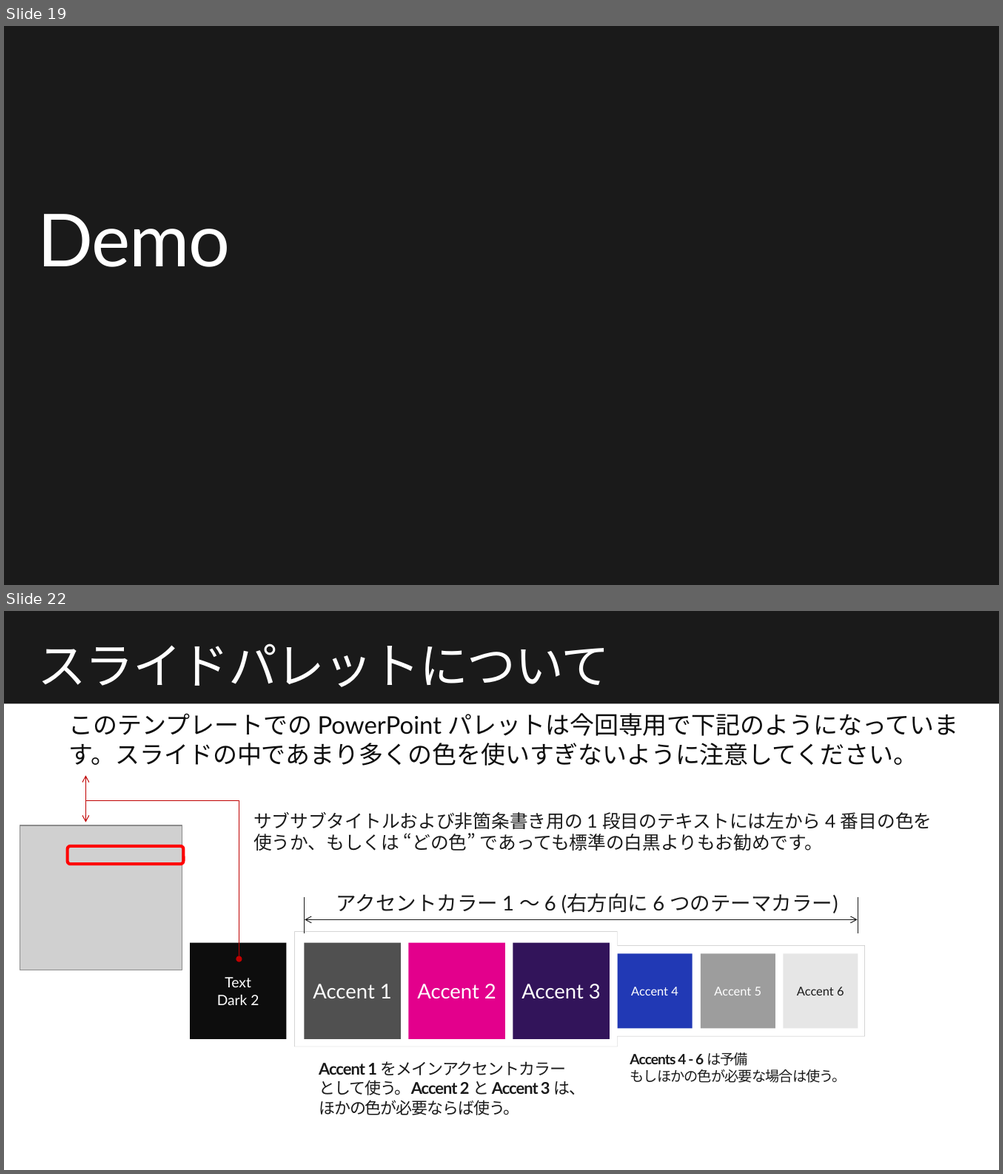
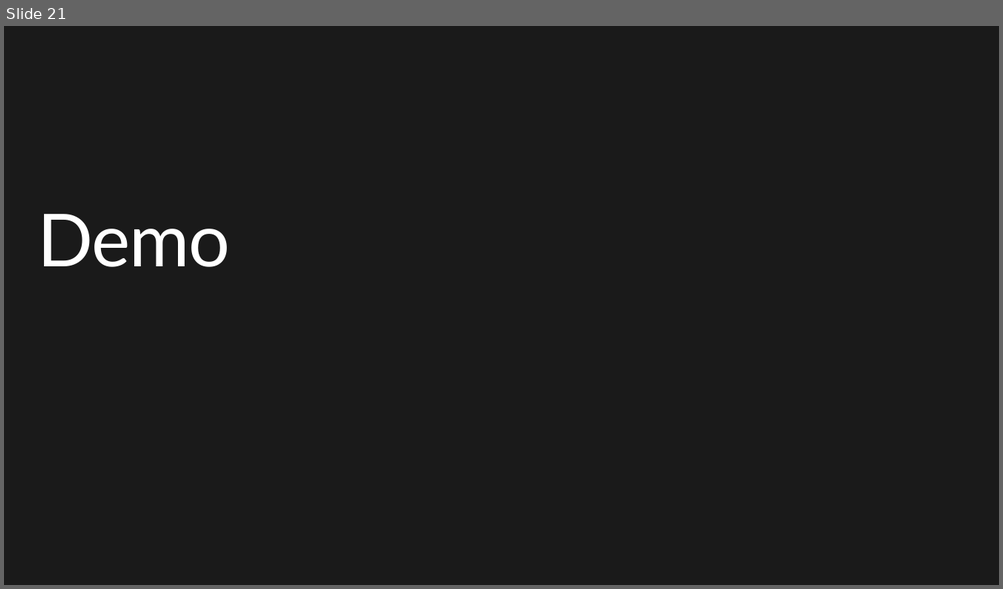
Before and after one commit to dmakogon/decode2018, a slide deck: decode2018_cosmosdb.pptx. Shown one above the other, each under a label of ours: slides 19 and 22 before the commit, slide 21 after it; the slides between them are not shown. The pictures are 1003x1174 and 1003x589 pixels, drawn with LibreOffice and Linux fonts; fonts in the diff are those of the drawing; grey boxes stand for pictures; background and template pictures are left out. Boxes give left, top, right and bottom in pixels: in the first picture for what was removed or moved away, otherwise in the second. Text is boxed around its words. In the diff, an @@ line names an element or a change of style, - is before the commit and + after.

```diff
--- a/decode2018_cosmosdb.pptx
+++ b/decode2018_cosmosdb.pptx
@@ slide 22 removed at (4,611,999,1170), background #FFFFFF @@
@@ rectangle removed at (4,611,999,704) @@
@@ title removed at (37,644,609,687) @@
-スライドパレットについて
@@ text removed at (69,713,958,766) @@
-    このテンプレートでの PowerPoint パレットは今回専用で下記のようになっています。スライドの中であまり多くの色を使いすぎないように注意してください。
@@ arrow removed from (86, 809) to (86, 775) @@
@@ freeform shape removed at (86,801,239,823) @@
@@ arrow removed from (239, 801) to (239, 959) @@
@@ picture removed at (20,826,182,970) @@
@@ text removed at (253,812,932,851) @@
-サブサブタイトルおよび非箇条書き用の 1 段目のテキストには左から 4 番目の色を
-使うか、もしくは “どの色” であっても標準の白黒よりもお勧めです。
@@ rounded rectangle removed at (68,846,184,865) @@
@@ line removed from (304, 897) to (304, 934) @@
@@ text removed at (336,894,837,914) @@
-アクセントカラー 1 ～ 6 (右方向に 6 つのテーマカラー)
@@ line removed from (857, 897) to (857, 934) @@
@@ double arrow removed from (304, 920) to (856, 920) @@
@@ rectangle removed at (190,943,286,1039) @@
-Text
-Dark 2
@@ freeform shape removed at (294,932,865,1047) @@
@@ rectangle removed at (304,943,401,1039) @@
-Accent 1
@@ rectangle removed at (408,943,505,1039) @@
-Accent 2
@@ rectangle removed at (513,943,609,1039) @@
-Accent 3
@@ rectangle removed at (617,954,691,1028) @@
-Accent 4
@@ rectangle removed at (700,954,775,1028) @@
-Accent 5
@@ rectangle removed at (782,954,857,1028) @@
-Accent 6
@@ text removed at (629,1053,846,1083) @@
-Accents 4 - 6 は予備
-もしほかの色が必要な場合は使う。
@@ text removed at (318,1062,585,1116) @@
-Accent 1 をメインアクセントカラーとして使う。Accent 2 と Accent 3 は、ほかの色が必要ならば使う。
@@ what was slide 19 is now slide 21 @@
```
Also in this commit, not shown: 4 slides changed, 6 slides added, 6 other slides removed.
